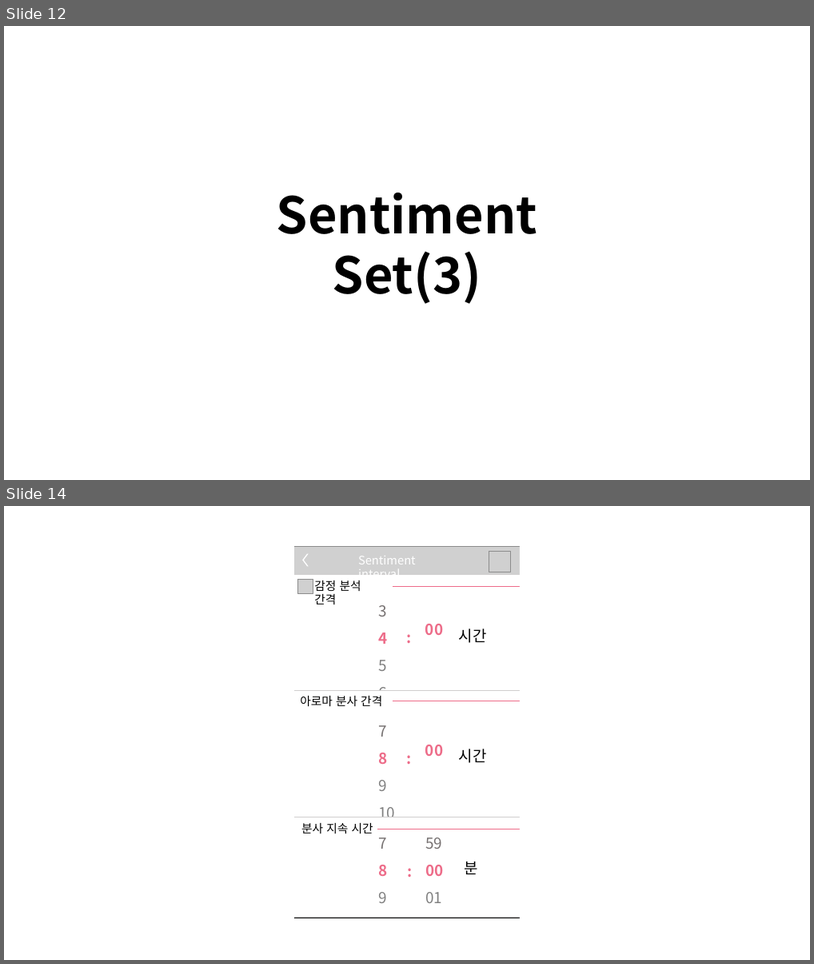
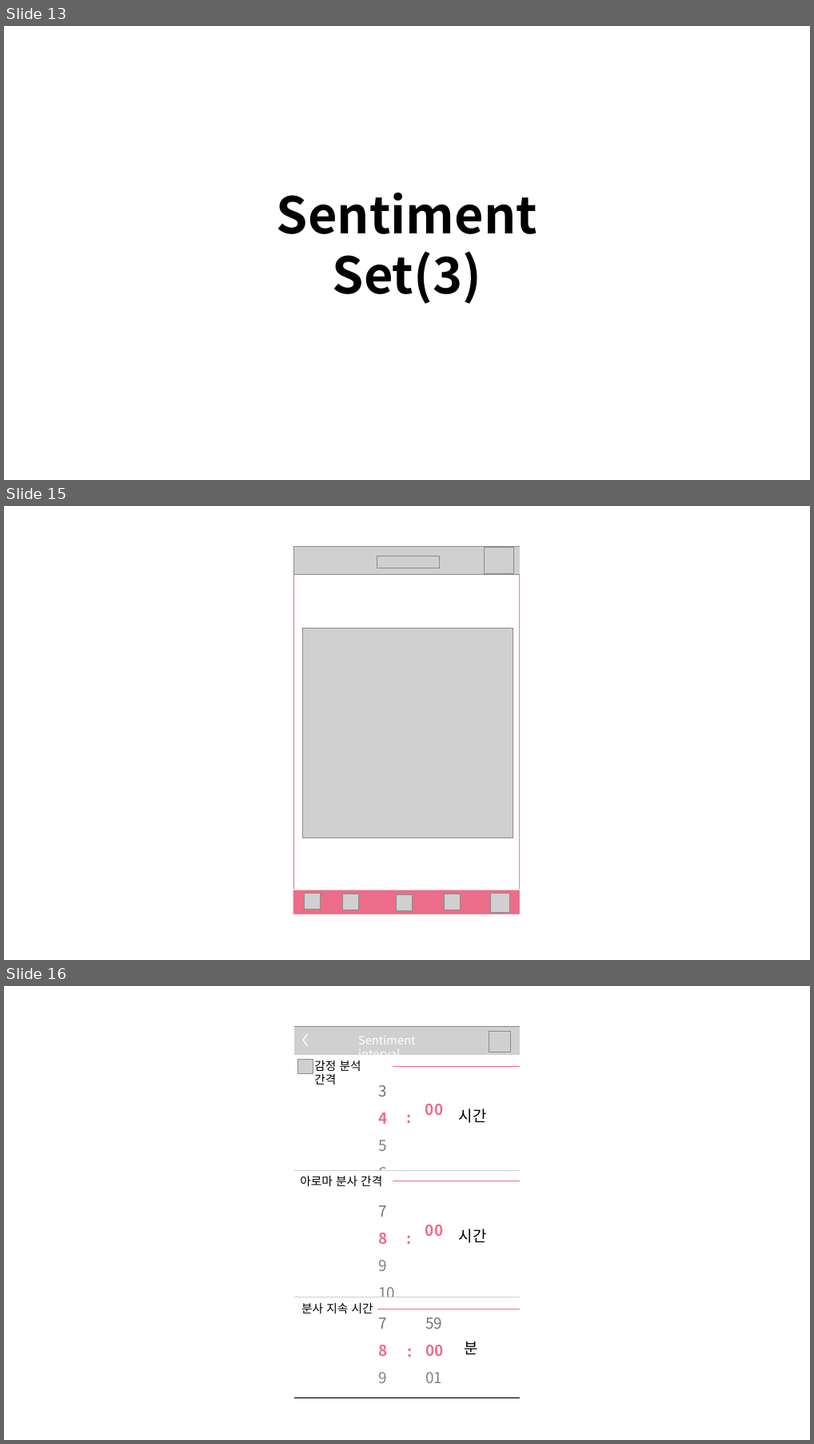
Before and after one commit to edicu2/Sentiment_Diffuser, a slide deck: documents/4. diffuser_디자인기획서/화면정의서_모바일_1차 수정.pptx. Shown one above the other, each under a label of ours: slides 12 and 14 before the commit, slides 13, 15 and 16 after it; the slides between them are not shown. The pictures are 814x964 and 814x1444 pixels, drawn with LibreOffice and Linux fonts; fonts in the diff are those of the drawing; grey boxes stand for pictures. Boxes give left, top, right and bottom in pixels: in the first picture for what was removed or moved away, otherwise in the second. Text is boxed around its words. In the diff, an @@ line names an element or a change of style, - is before the commit and + after.

```diff
--- a/documents/4. diffuser_디자인기획서/화면정의서_모바일_1차 수정.pptx
+++ b/documents/4. diffuser_디자인기획서/화면정의서_모바일_1차 수정.pptx
@@ slide 15 added at [4, 506, 810, 960], background #FFFFFF @@
@@ rounded rectangle added at [236, 540, 293, 922], fill #FFFFFF, outline #FFFFFF 1 pt @@
@@ picture added at [294, 547, 522, 574] @@
@@ picture added at [484, 547, 514, 574] @@
@@ rounded rectangle added at [521, 547, 546, 944], fill #FFFFFF, outline #FFFFFF 1 pt @@
@@ rectangle added at [294, 572, 519, 890], fill #FFFFFF at 77% opacity, outline #ED6C89 1 pt @@
@@ picture added at [378, 556, 439, 568] @@
@@ picture added at [303, 628, 513, 837] @@
@@ rounded rectangle added at [190, 761, 194, 784], fill #FFFFFF, outline #FFFFFF 1 pt @@
@@ rectangle added at [293, 889, 521, 914], fill #F8F8F8 @@
@@ rectangle added at [254, 890, 529, 916], fill #ED6C89, outline #D9D9D9 1 pt @@
@@ picture added at [305, 893, 320, 909] @@
@@ picture added at [342, 894, 358, 909] @@
@@ picture added at [397, 894, 413, 911] @@
@@ picture added at [445, 894, 461, 910] @@
@@ picture added at [491, 893, 510, 912] @@
@@ rounded rectangle added at [283, 914, 551, 944], fill #FFFFFF, outline #FFFFFF 1 pt @@
@@ what was slide 12 is now slide 13 @@
@@ what was slide 14 is now slide 16 @@
```
Also in this commit, not shown: 3 slides changed, 1 other slide added, 1 other file.
